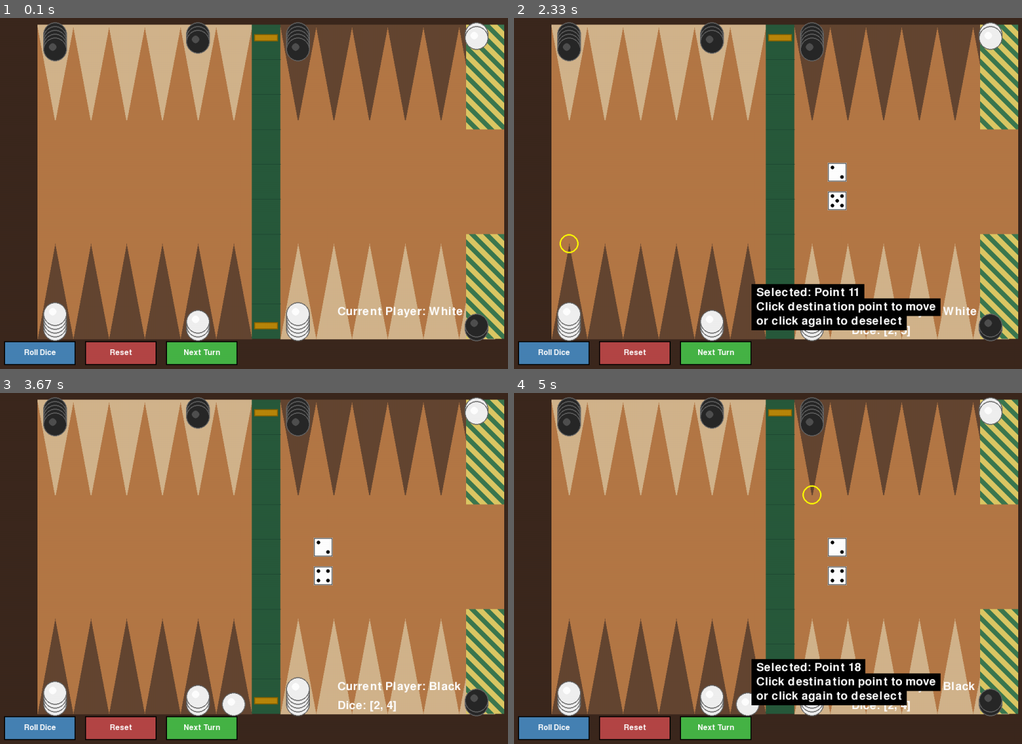
Above: before the commit, frames 1-4 (two rows, left to right).
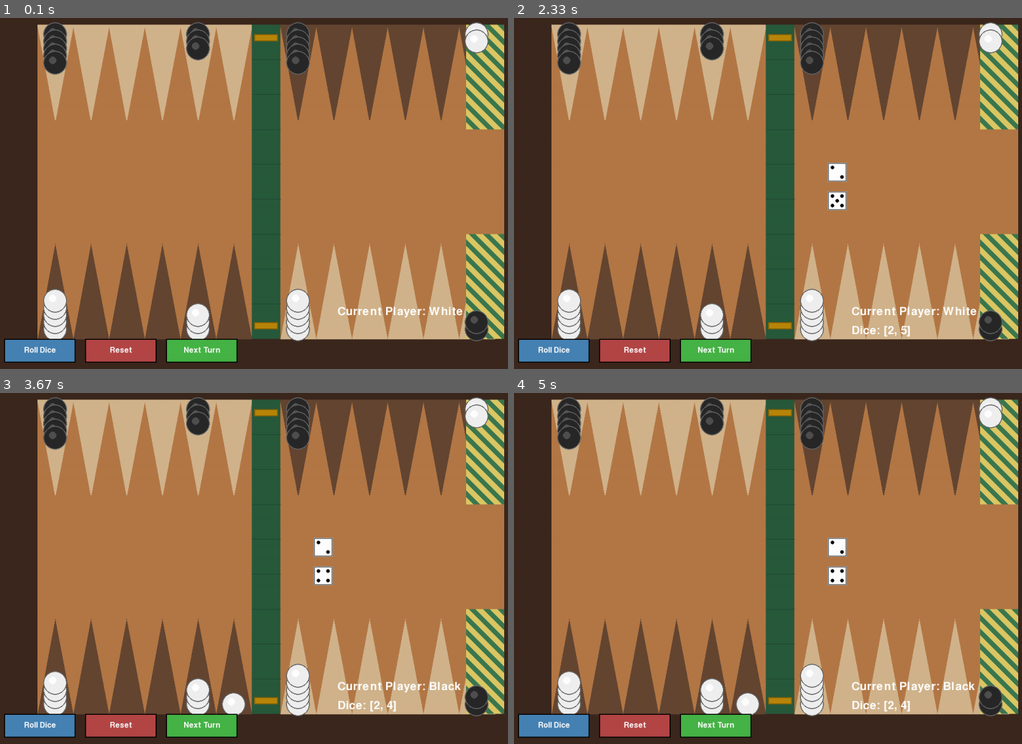
Above: after the commit, the same moments.

Repository: um-computacion/computacion-2025-backgammon-juliamorandini
Game: pygame game, started from PygameUI.py
Two runs of this game, one before a commit and one after it. Both use one fixed random seed, a clock stepped at 60 frames per second and the inputs below.
Inputs (mouse positions are in pixels of both pictures, inside the frame that each line leads up to):
- Up to frame 1 (0.1 s): no input
- Up to frame 2 (2.33 s): tap Space at 0.33, 0.73, 1.03 s; hold R 0.67-1.13 s; click (864, 49) at 1.22 s; click (574, 172) at 2.05 s
- Up to frame 3 (3.67 s): click (238, 656) at 2.38 s; click "Next Turn" at 2.72 s; click (182, 477) at 3.05 s; tap Space at 3.4 s
- Up to frame 4 (5 s): click (981, 631) at 4.22 s; click (615, 480) at 4.55 s; click (803, 540) at 4.88 s

The runs differ from the first frame. In frame 1, 3.0% of the frame differs, in the area x 0-97%, y 2-99%; in frame 2, 6.8%; in frame 3, 3.0%; in frame 4, 6.7%.

Commit message:
cambios en hitbox de peaks

Diff:
--- a/PygameUI.py
+++ b/PygameUI.py
@@ -59,17 +59,17 @@
     backgammon_board: BackgammonBoard = BackgammonBoard()
 
     roll_button: Button = Button(
-        50, 735, 150, 50, "Roll Dice",
+        50, 730, 150, 50, "Roll Dice",
         color=(70, 130, 180),
         hover_color=(100, 160, 210)
     )
     reset_button: Button = Button(
-        220, 735, 150, 50, "Reset",
+        220, 730, 150, 50, "Reset",
         color=(180, 70, 70),
         hover_color=(210, 100, 100)
     )
     next_turn_button: Button = Button(
-        390, 735, 150, 50, "Next Turn",
+        390, 730, 150, 50, "Next Turn",
         color=(70, 180, 70),
         hover_color=(100, 210, 100)
     )
@@ -78,7 +78,6 @@
     dice_rolled: bool = False
     moves_made: int = 0
     max_moves_this_turn: int = 0
-    checker_positions: List[CheckerPos] = []
 
     board_interaction = BoardInteraction()
 
@@ -193,7 +192,7 @@
 
         screen.fill(Config.DARK_BROWN)
 
-        checker_positions = backgammon_board.render(screen)
+        backgammon_board.render(screen)  # Just render, don't collect positions
 
         roll_button.draw(screen)
         reset_button.draw(screen)
@@ -214,28 +213,6 @@
                 all_used: pygame.Surface = font.render("All dice used!", True, (255, 255, 0))
                 screen.blit(all_used, (750, 700))
 
-        # Draw selected point highlight and info
-        if selected_point is not None:
-            point_coords = get_point_center_coords(selected_point)
-            # Draw yellow highlight circle
-            pygame.draw.circle(screen, (255, 255, 0), point_coords, 20, 3)
-
-            # Draw selection info
-            font = pygame.font.Font(None, 36)
-            info_text = [
-                f"Selected: Point {selected_point}",
-                f"Click destination point to move",
-                f"or click again to deselect"
-            ]
-
-            for i, text in enumerate(info_text):
-                text_surface = font.render(text, True, (255, 255, 255))
-                text_rect = text_surface.get_rect(topleft=(550, 620 + i*30))
-                # Draw text background
-                bg_rect = text_rect.inflate(20, 10)
-                pygame.draw.rect(screen, (0, 0, 0), bg_rect)
-                screen.blit(text_surface, text_rect)
-
         pygame.display.flip()
 
         clock.tick(60)
--- a/config.py
+++ b/config.py
@@ -59,7 +59,7 @@
 
     # Checker dimensions
     CHECKER_RADIUS = 25
-    CHECKER_SPACING = 8  # Vertical spacing between stacked checkers
+    CHECKER_SPACING = 15  # Vertical spacing between stacked checkers
 
     # Dice dimensions
     DICE_SIZE = 40
